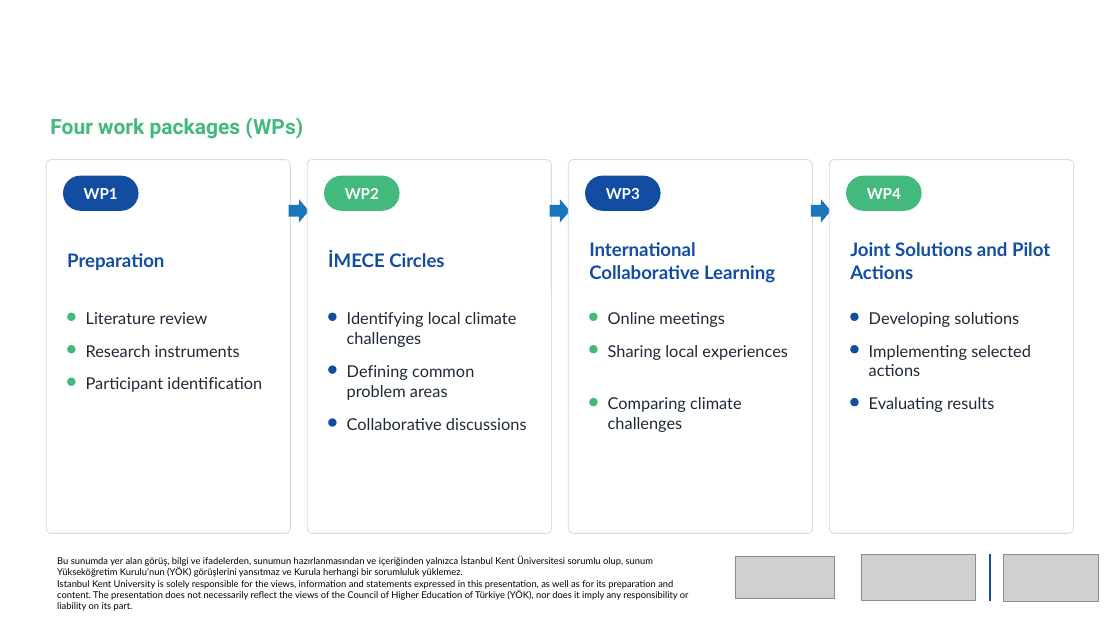
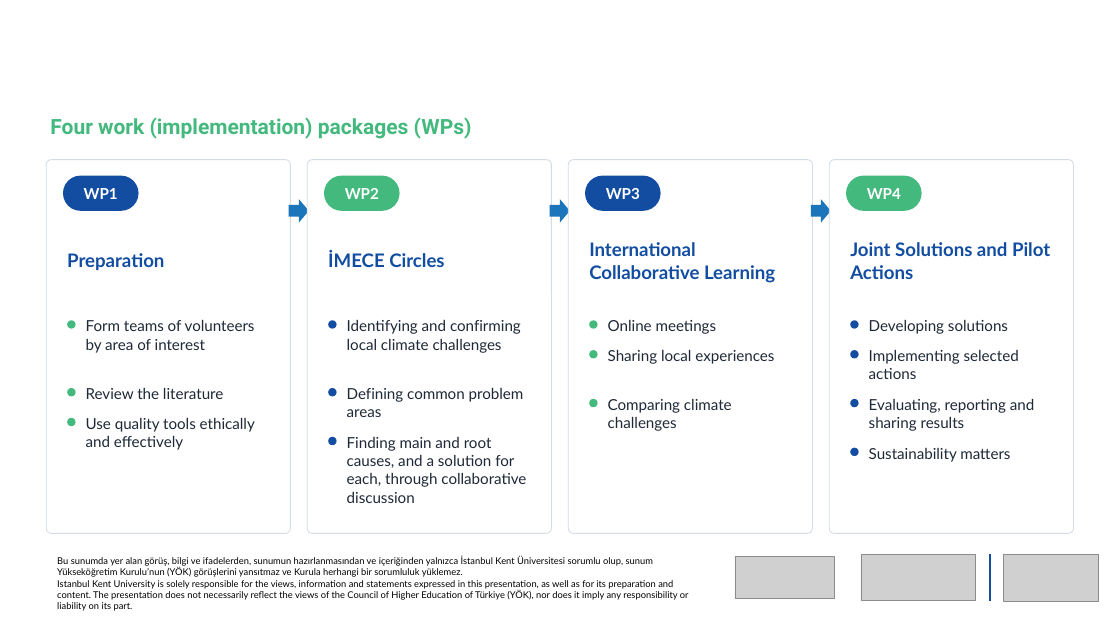
Before and after one commit to newtonsgrandson/cop-31-hayal-koksal, a slide deck: slide 14 of sunum/COP31_Climate_IMECE_Hayal_Koksal_EN.pptx (slide 15 before the commit). Drawn at 1120x630 pixels with LibreOffice and Linux fonts; fonts in the diff are those of the drawing; grey boxes stand for pictures; background and template pictures are left out. Boxes give left, top, right and bottom in pixels: in the first picture for what was removed or moved away, otherwise in the second. Text is boxed around its words. In the diff, an @@ line names an element or a change of style, - is before the commit and + after.

```diff
--- a/sunum/COP31_Climate_IMECE_Hayal_Koksal_EN.pptx
+++ b/sunum/COP31_Climate_IMECE_Hayal_Koksal_EN.pptx
@@ text at (x1=50, y1=117, x2=472, y2=139): text changed @@
-Four work packages (WPs)
+Four work (implementation) packages (WPs)
@@ text at (x1=86, y1=320, x2=255, y2=353): text changed; size 14 to 13 pt @@
-Literature review
+Form teams of volunteers by area of interest
@@ text at (x1=347, y1=320, x2=521, y2=353): text changed; size 14 to 13 pt @@
-Identifying local climate challenges
+Identifying and confirming local climate challenges
@@ text "Online meetings" moved from (x1=608, y1=312, x2=724, y2=327) to (x1=608, y1=320, x2=717, y2=334) @@
@@ 6 ellipses moved together from (x1=67, y1=313, x2=859, y2=354) to (x1=67, y1=320, x2=859, y2=359) @@
@@ text "Developing solutions" moved from (x1=869, y1=312, x2=1019, y2=327) to (x1=869, y1=320, x2=1008, y2=334) @@
@@ ellipse moved from (x1=67, y1=345, x2=76, y2=354) to (x1=67, y1=388, x2=76, y2=397) @@
@@ text at (x1=86, y1=388, x2=223, y2=399): text changed; size 14 to 13 pt @@
-Research instruments
+Review the literature
@@ ellipse moved from (x1=329, y1=365, x2=337, y2=374) to (x1=329, y1=388, x2=337, y2=397) @@
@@ size 14 to 13 pt in 6 elements at (x1=608, y1=399, x2=732, y2=431), (x1=608, y1=350, x2=774, y2=364), (x1=869, y1=350, x2=1019, y2=379), (x1=608, y1=320, x2=717, y2=334), (x1=869, y1=320, x2=1008, y2=334), (x1=347, y1=388, x2=524, y2=417) @@
@@ text "Defining common problem areas" moved from (x1=347, y1=365, x2=474, y2=400) to (x1=347, y1=388, x2=524, y2=417) @@
@@ ellipse moved from (x1=67, y1=377, x2=76, y2=386) to (x1=67, y1=418, x2=76, y2=426) @@
@@ text at (x1=86, y1=418, x2=255, y2=450): text changed; size 14 to 13 pt @@
-Participant identification
+Use quality tools ethically and effectively
@@ text at (x1=869, y1=399, x2=1034, y2=431): text changed; size 14 to 13 pt @@
-Evaluating results
+Evaluating, reporting and sharing results
@@ ellipse moved from (x1=329, y1=418, x2=337, y2=427) to (x1=329, y1=437, x2=337, y2=445) @@
@@ text at (x1=347, y1=437, x2=526, y2=503): text changed; size 14 to 13 pt @@
-Collaborative discussions
+Finding main and root causes, and a solution for each, through collaborative discussion
@@ ellipse added at (x1=850, y1=448, x2=859, y2=456), fill #124DA2 @@
@@ text added at (x1=869, y1=448, x2=1010, y2=462), 13 pt, text #1F2937 @@
+Sustainability matters
```
Also in this commit, not shown: 13 other slides changed, 27 other files.
